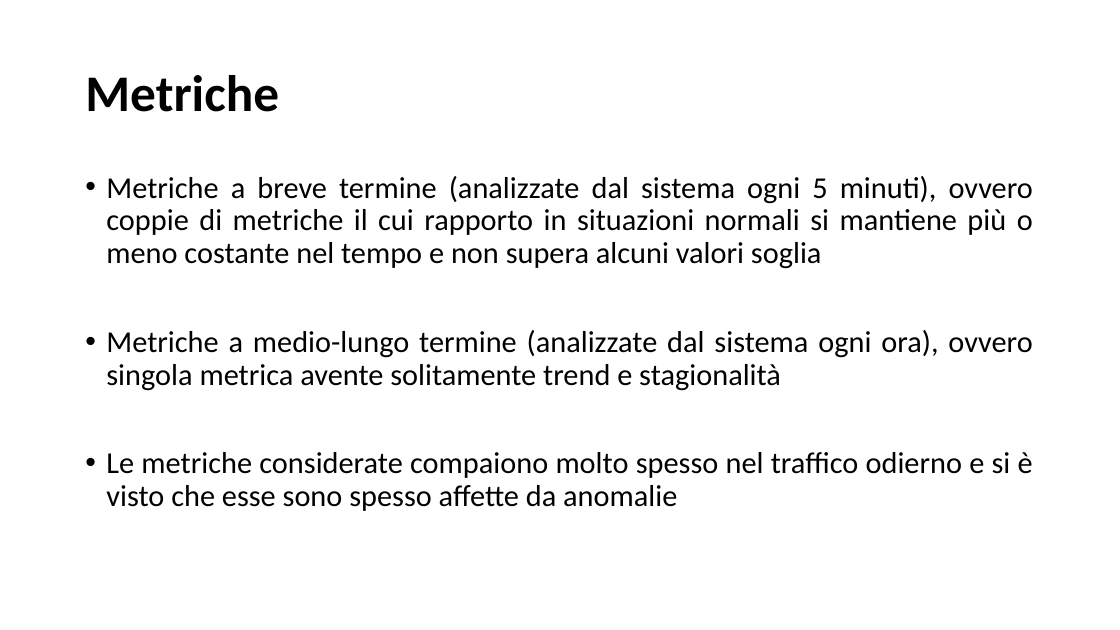
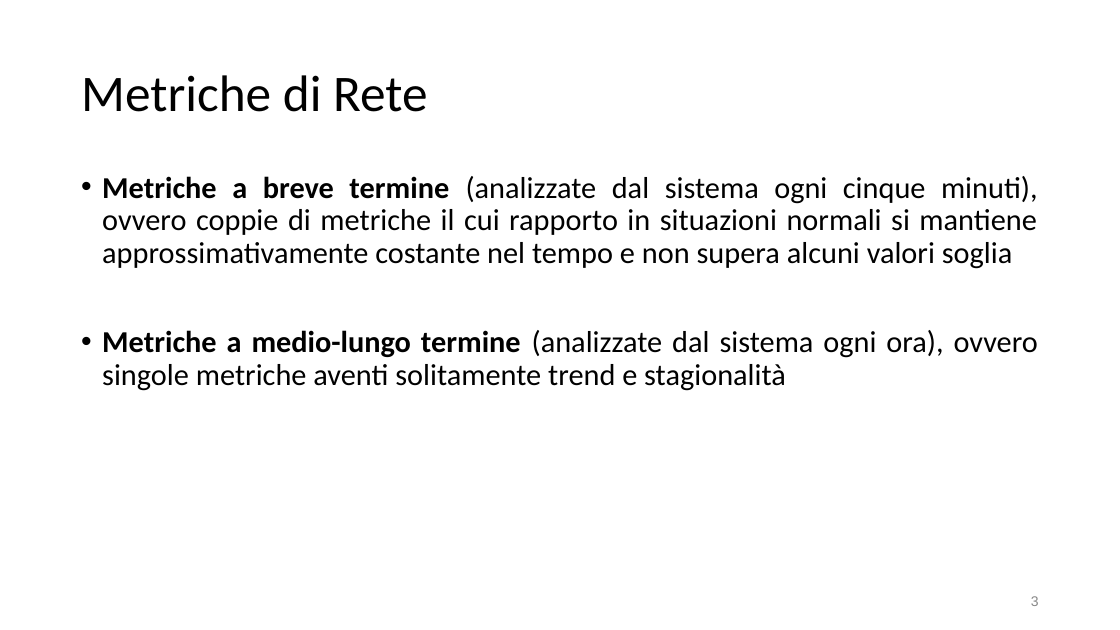
Before and after one commit to SalvatoreCostantino/Network-Time-Series-Analyzer, a slide deck: slide 3 of Tesi/slide tesi.pptx (slide 7 before the commit). Drawn at 1120x630 pixels with LibreOffice and Linux fonts; fonts in the diff are those of the drawing. Boxes give left, top, right and bottom in pixels: in the first picture for what was removed or moved away, otherwise in the second. Text is boxed around its words. In the diff, an @@ line names an element or a change of style, - is before the commit and + after.

```diff
--- a/Tesi/slide tesi.pptx
+++ b/Tesi/slide tesi.pptx
@@ title at (81,75,427,112): text changed; bold off @@
-Metriche
+Metriche di Rete
@@ text at (102,176,1038,391): text changed @@
-• Metriche a breve termine (analizzate dal sistema ogni 5 minuti), ovvero coppie di metriche il cui rapporto in situazioni normali si mantiene più o meno costante nel tempo e non supera alcuni valori soglia
-• Metriche a medio-lungo termine (analizzate dal sistema ogni ora), ovvero singola metrica avente solitamente trend e stagionalità
-• Le metriche considerate compaiono molto spesso nel traffico odierno e si è visto che esse sono spesso affette da anomalie
+• Metriche a breve termine (analizzate dal sistema ogni cinque minuti), ovvero coppie di metriche il cui rapporto in situazioni normali si mantiene approssimativamente costante nel tempo e non supera alcuni valori soglia
+• Metriche a medio-lungo termine (analizzate dal sistema ogni ora), ovvero singole metriche aventi solitamente trend e stagionalità
@@ page number added at (1031,596,1039,606), 12 pt, text #888888 @@
+3
```
Also in this commit, not shown: 18 other slides changed, 6 slides added, 19 slides removed, 9 other files.
